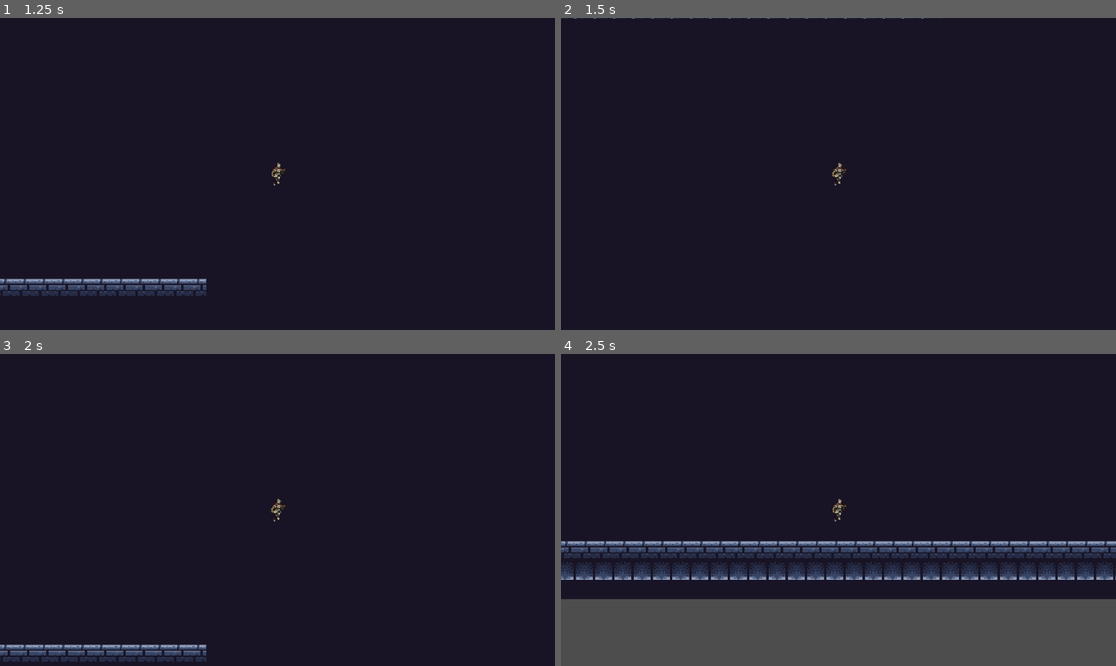
Above: before the commit, frames 1-4 (two rows, left to right).
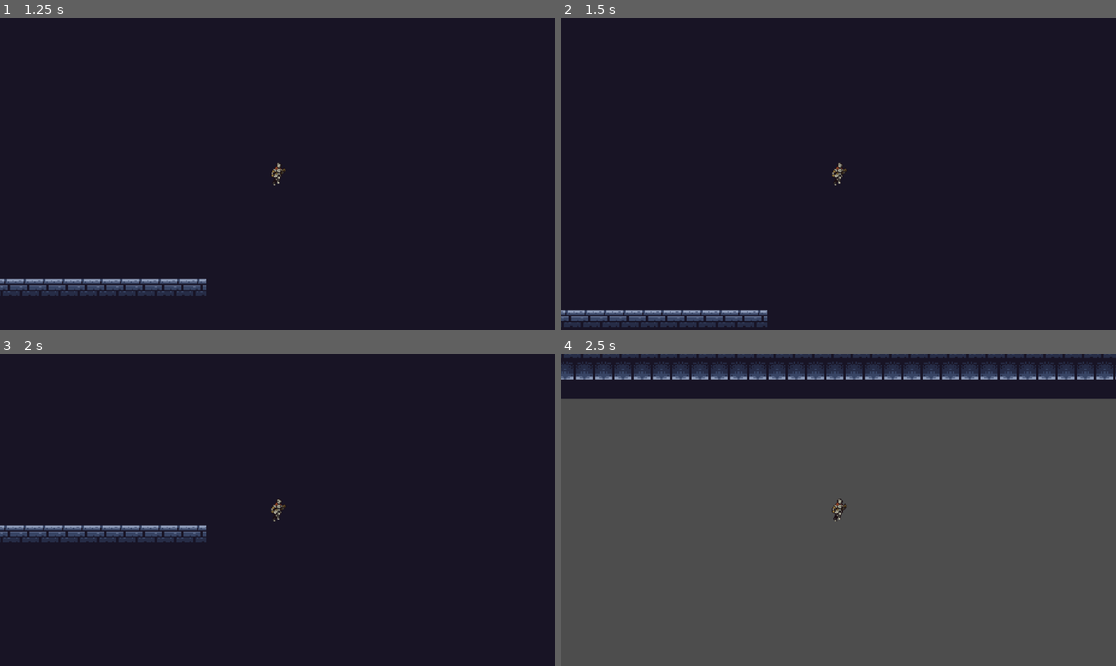
Above: after the commit, the same moments.

Repository: Kitchen-Warrior/Proyecto-MUR
Game: Godot game, scene res://src/scenes/main.tscn
Same seed, same stepped clock (60 frames per second), same inputs: the game is played once before the commit and once after it.
Inputs:
- Up to frame 1 (1.25 s): click "START" at 0.5 s
- Up to frame 2 (1.5 s): tap Enter (ui_accept) at 1.25 s; hold D (DERECHA) from 1.28 s (still down); hold W (JUMP) from 1.28 s (still down)
- Up to frame 3 (2 s): keep holding D (DERECHA); keep holding W (JUMP)
- Up to frame 4 (2.5 s): keep holding D (DERECHA); release W (JUMP) at 2.03 s; tap Shift (dash) at 2.1 s; tap W (JUMP) at 2.27, 2.3 s

Frame 1 is identical in both runs. In frame 2, 1.7% of the frame differs, in the area x 0-69%, y 0-100%; in frame 3, 3.2%; in frame 4, 67%, in the area x 0-100%, y 0-79%.

Commit message:
velocidad de movimiento y salto

Diff:
--- a/src/scripts/entities/player.gd
+++ b/src/scripts/entities/player.gd
@@ -2,8 +2,8 @@
 
 class_name Player
 
-const SPEED = 200.0
-const JUMP_VELOCITY = -400.0
+const SPEED = 135.0
+const JUMP_VELOCITY = -265.0
 const DASH_SPEED = 600.0
 const DASH_DURATION = 0.2
 
